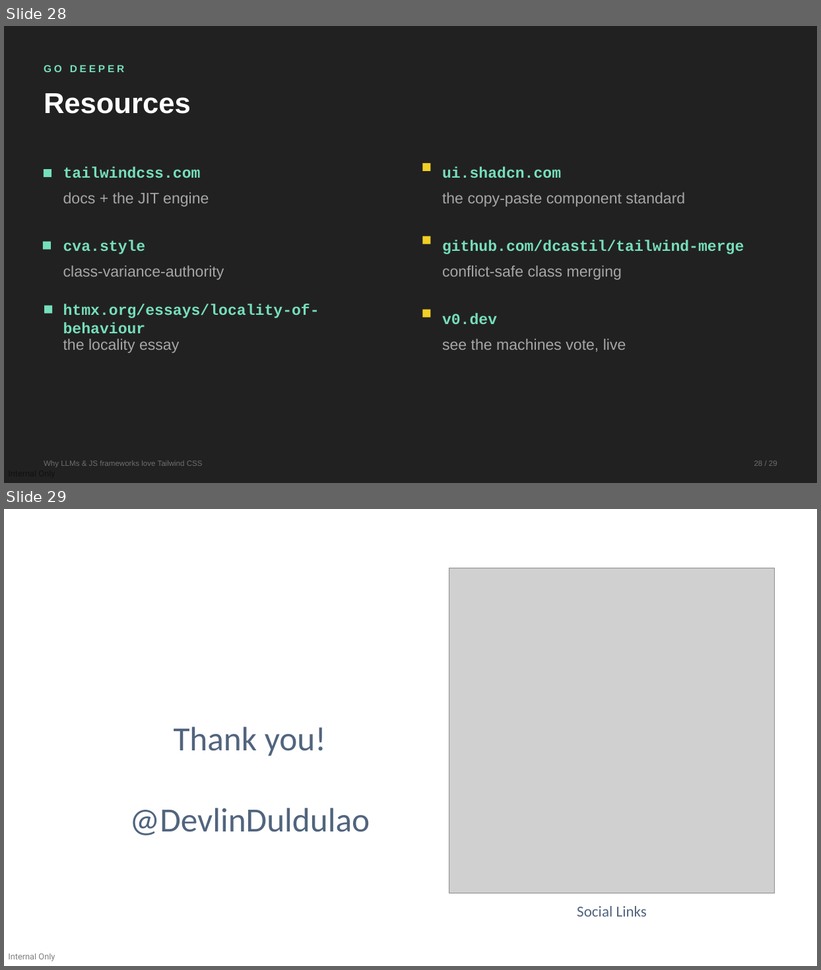
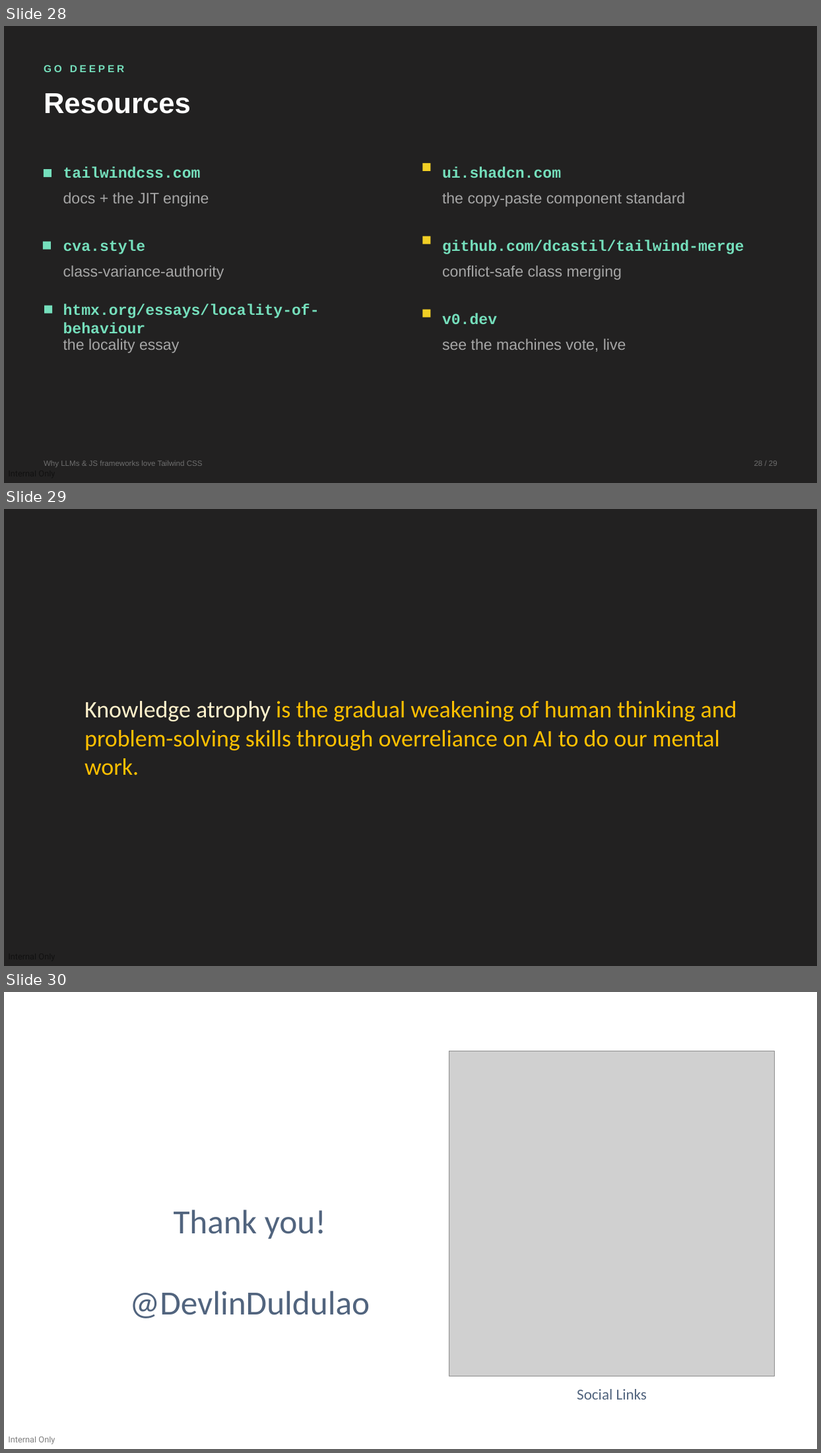
Before and after one commit to devlinduldulao/llm-loves-tailwind-and-js, a slide deck: why-llms-love-tailwind-conf.pptx. Shown one above the other, each under a label of ours: slides 28 and 29 before the commit, slides 28, 29 and 30 after it. The pictures are 821x970 and 821x1453 pixels, drawn with LibreOffice and Linux fonts; fonts in the diff are those of the drawing; grey boxes stand for pictures. Boxes give left, top, right and bottom in pixels: in the first picture for what was removed or moved away, otherwise in the second. Text is boxed around its words. In the diff, an @@ line names an element or a change of style, - is before the commit and + after.

Commit message:
updated

```diff
--- a/why-llms-love-tailwind-conf.pptx
+++ b/why-llms-love-tailwind-conf.pptx
@@ slide 29 added at <box>4,509,817,966</box>, background #222121 @@
@@ text added at <box>85,701,737,776</box>, 28 pt, text #FFC000 @@
+Knowledge atrophy is the gradual weakening of human thinking and problem-solving skills through overreliance on AI to do our mental work.
@@ what was slide 29 is now slide 30 @@
```
